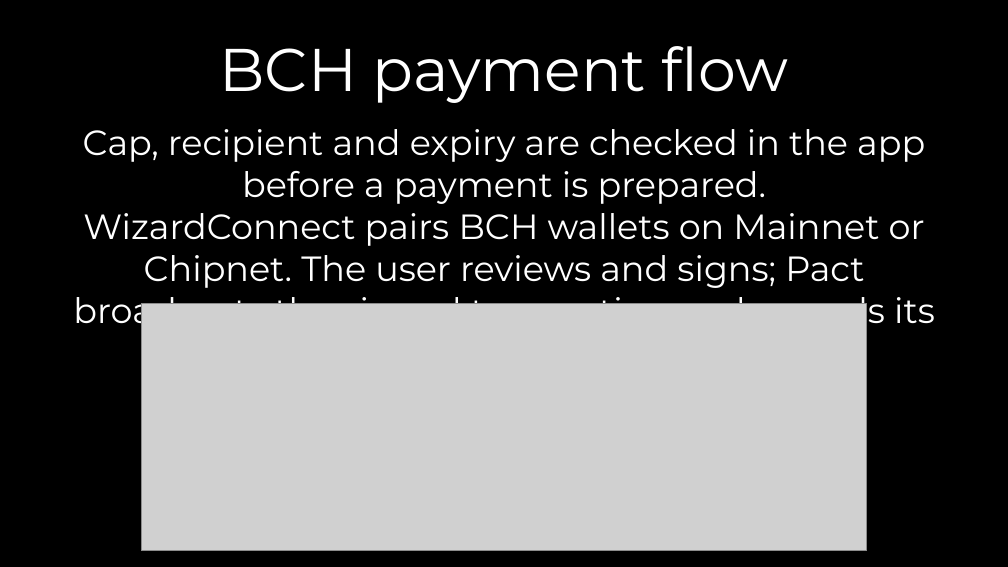
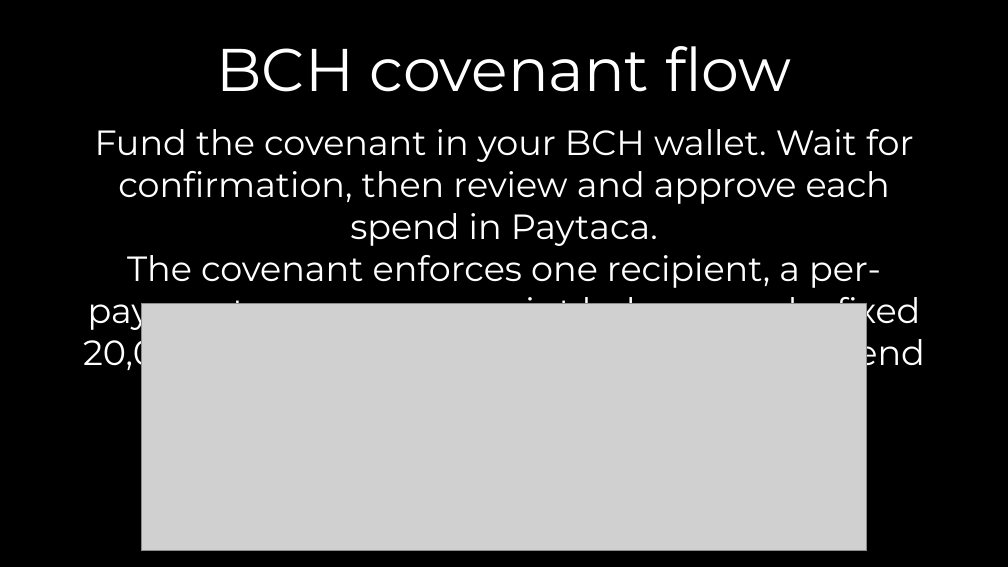
Before and after one commit to dr4ken-soul/Pact, a slide deck: slide 5 of Pact_Pitch_Deck.pptx. Drawn at 1008x567 pixels with LibreOffice and Linux fonts; fonts in the diff are those of the drawing; grey boxes stand for pictures; background and template pictures are left out. Boxes give left, top, right and bottom in pixels: in the first picture for what was removed or moved away, otherwise in the second. Text is boxed around its words. In the diff, an @@ line names an element or a change of style, - is before the commit and + after.

Commit message:
Update covenant demo deck and lifecycle validation

```diff
--- a/Pact_Pitch_Deck.pptx
+++ b/Pact_Pitch_Deck.pptx
@@ text at (x1=83, y1=46, x2=925, y2=374): text changed @@
-BCH payment flow
-Cap, recipient and expiry are checked in the app before a payment is prepared.
-WizardConnect pairs BCH wallets on Mainnet or Chipnet. The user reviews and signs; Pact broadcasts the signed transaction and records its ID.
+BCH covenant flow
+Fund the covenant in your BCH wallet. Wait for confirmation, then review and approve each spend in Paytaca.
+The covenant enforces one recipient, a per-payment cap, a same-script balance and a fixed 20,000 sat fee. Pact validates each signed spend before broadcast.
```
Also in this commit, not shown: 3 other slides changed, 2 other files.
